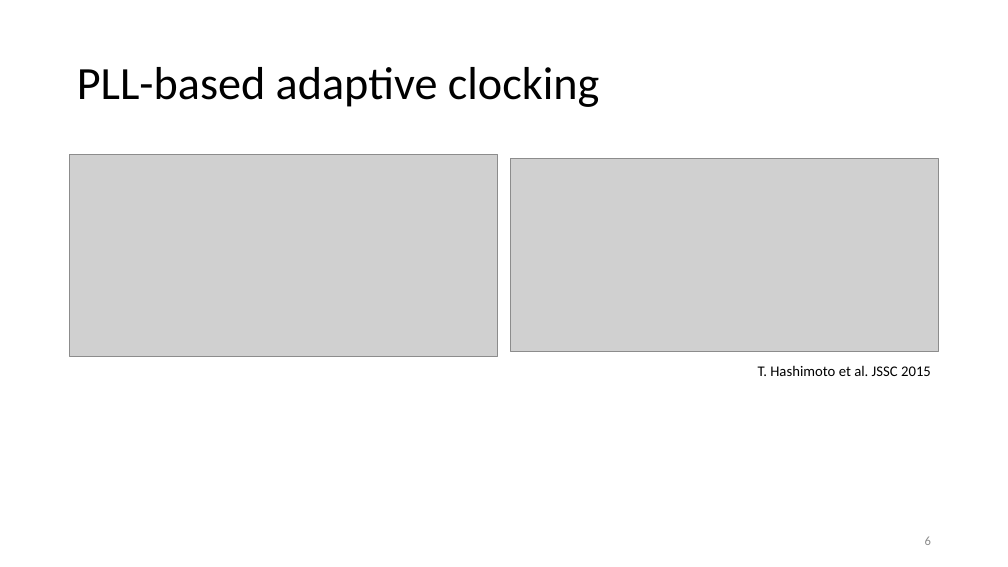
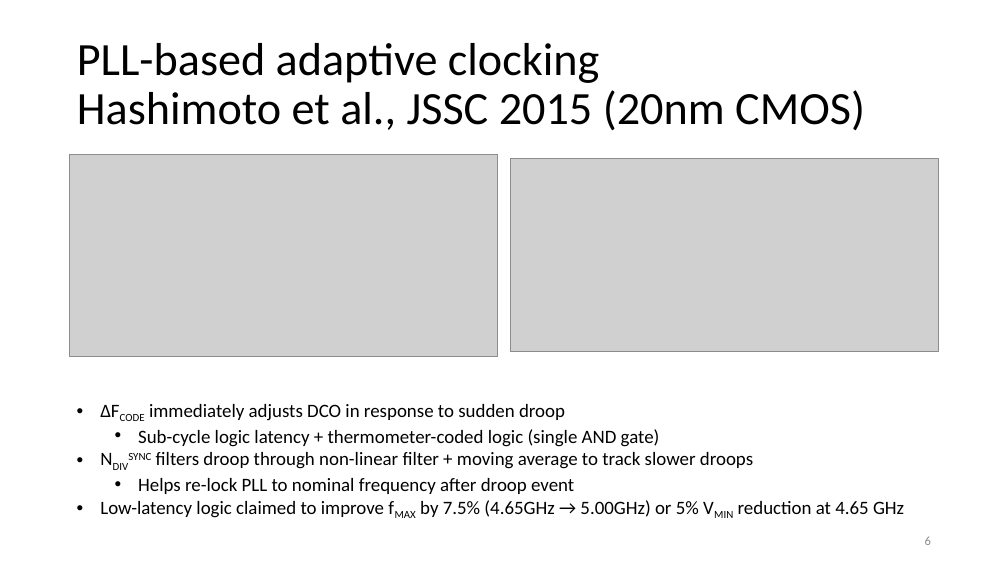
Before and after one commit to NotReallySynthPlls/FinalReport, a slide deck: slide 6 of Adaptive Clocking Techniques for SoC Supply Droop Response.pptx. Drawn at 1008x567 pixels with LibreOffice and Linux fonts; fonts in the diff are those of the drawing; grey boxes stand for pictures. Boxes give left, top, right and bottom in pixels: in the first picture for what was removed or moved away, otherwise in the second. Text is boxed around its words. In the diff, an @@ line names an element or a change of style, - is before the commit and + after.

```diff
--- a/Adaptive Clocking Techniques for SoC Supply Droop Response.pptx
+++ b/Adaptive Clocking Techniques for SoC Supply Droop Response.pptx
@@ title at (77,43,865,131): text changed @@
-PLL-based adaptive clocking
+PLL-based adaptive clocking
+Hashimoto et al., JSSC 2015 (20nm CMOS)
@@ text removed at (758,366,931,376) @@
-T. Hashimoto et al. JSSC 2015
@@ text added at (100,404,904,518), 18 pt, text #000000 @@
+• ΔFCODE immediately adjusts DCO in response to sudden droop
+  • Sub-cycle logic latency + thermometer-coded logic (single AND gate)
+• NDIVSYNC filters droop through non-linear filter + moving average to track slower droops
+  • Helps re-lock PLL to nominal frequency after droop event
+• Low-latency logic claimed to improve fMAX by 7.5% (4.65GHz → 5.00GHz) or 5% VMIN reduction at 4.65 GHz
```
Also in this commit, not shown: 1 other slide changed, 7 slides added, 5 slides removed, 1 other file.
